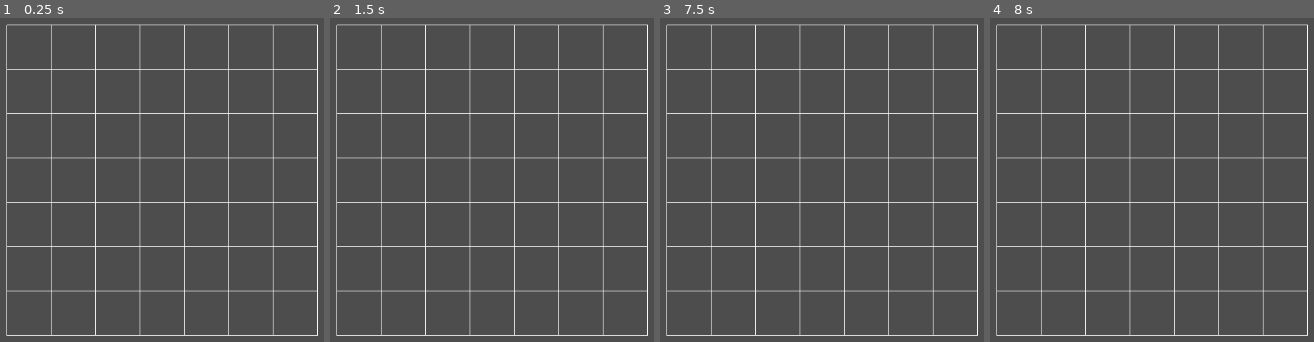
Above: before the commit, frames 1-4 (left to right).
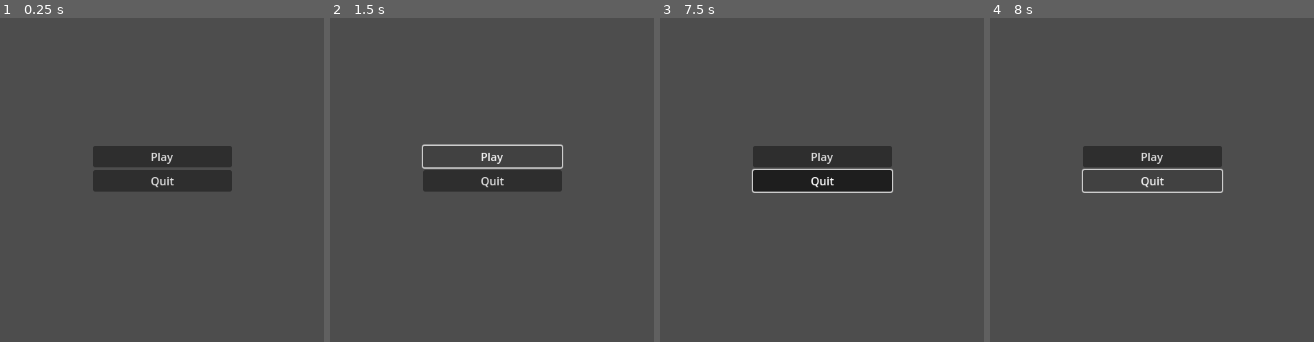
Above: after the commit, the same moments.

Repository: CloneDeath/TCGGame
Game: Godot game, scene res://Scenes/MainMenu.tscn
Two runs of this game, one before a commit and one after it. Both use one fixed random seed, a clock stepped at 60 frames per second and the inputs below. Before the commit the project starts from res://main.tscn.
Inputs (mouse positions are in pixels of both pictures, inside the frame that each line leads up to):
- Up to frame 1 (0.25 s): no input
- Up to frame 2 (1.5 s): click (492, 157) at 0.5 s, where only the run after the commit has a clickable "Play"; click (492, 157) at 1.25 s, where only the run after the commit has a clickable "Play"
- Up to frame 3 (7.5 s): click (822, 157) at 2 s, where only the run after the commit has a clickable "Play"; tap Enter (ui_accept) at 2.75, 3.6, 3.77, 4.07, 4.25, 5.1, 5.27, 5.57, 5.75, 6.6, 6.77, 7.07 s; move the mouse to (outside the picture) at 2.77 s; hold Enter (ui_accept) 2.78-3.53 s; click (outside the picture) at 2.92 s; move the mouse to (663, 202) at 3.52 s; click (663, 202) at 3.67 s; move the mouse to (903, 82) at 4.27 s; hold Enter (ui_accept) 4.28-5.03 s; click (903, 82) at 4.42 s; move the mouse to (783, 270) at 5.02 s; click (783, 270) at 5.17 s; move the mouse to (outside the picture) at 5.77 s; hold Enter (ui_accept) 5.78-6.53 s; click (outside the picture) at 5.92 s; move the mouse to (outside the picture) at 6.52 s; click (outside the picture) at 6.67 s; move the mouse to (860, 180) at 7.27 s; hold Enter (ui_accept) from 7.28 s (still down); click (860, 180) at 7.42 s
- Up to frame 4 (8 s): keep holding Enter (ui_accept)

The runs differ from the first frame. In frame 1, 11% of the frame differs, in the area x 1-99%, y 1-99%; in frame 2, 9.1%; in frame 3, 11%; in frame 4, 8.8%.

Commit message:
Merge master and center battlefield

Diff:
--- /dev/null
+++ b/Main.gd
@@ -0,0 +1,22 @@
+extends Node2D
+
+var battlefield_scene := preload("res://Scenes/Battlefield.tscn")
+const TurnTracker = preload("res://TurnTracker.gd")
+
+var turn_tracker: TurnTracker
+
+func _ready():
+    var battlefield = battlefield_scene.instantiate()
+    add_child(battlefield)
+
+    turn_tracker = TurnTracker.new()
+    add_child(turn_tracker)
+    turn_tracker.connect("turn_changed", _on_turn_changed)
+    _on_turn_changed(turn_tracker.current_player)
+
+func _input(event):
+    if event.is_action_pressed("ui_accept"):
+        turn_tracker.next_turn()
+
+func _on_turn_changed(player):
+    print("Player %d's turn" % (player + 1))
--- a/main.tscn
+++ b/Main.tscn
@@ -1,6 +1,6 @@
 [gd_scene load_steps=2 format=3 uid="uid://blakp81nf8w4j"]
 
-[ext_resource type="Script" uid="uid://l217mnx3bw3m" path="res://main.gd" id="1_glv2v"]
+[ext_resource type="Script" uid="uid://l217mnx3bw3m" path="res://Main.gd" id="1_glv2v"]
 
 [node name="Main" type="Node2D"]
 script = ExtResource("1_glv2v")
--- /dev/null
+++ b/Scenes/Battlefield.gd
@@ -0,0 +1,72 @@
+extends Node2D
+
+@export var grid_size: Vector2i = Vector2i(7, 7)
+@export var cell_size: Vector2 = Vector2(64, 64)
+
+var tile_scenes := {
+    "Forest": preload("res://Scenes/Tiles/Forest.tscn"),
+    "River": preload("res://Scenes/Tiles/River.tscn"),
+    "Village": preload("res://Scenes/Tiles/Village.tscn"),
+}
+
+var tiles: Array = []
+var selected_cell: Vector2i = Vector2i(-1, -1)
+
+@onready var build_menu := $BuildMenu
+
+func _ready():
+    _center_grid()
+    queue_redraw()
+    tiles.resize(grid_size.y)
+    for y in range(grid_size.y):
+        tiles[y] = []
+        tiles[y].resize(grid_size.x)
+    for name in tile_scenes.keys():
+        build_menu.add_item(name)
+    build_menu.connect("id_pressed", _on_build_menu_id_pressed)
+    get_viewport().connect("size_changed", Callable(self, "_on_viewport_size_changed"))
+
+func _draw():
+    var width = grid_size.x
+    var height = grid_size.y
+    var w = width * cell_size.x
+    var h = height * cell_size.y
+    var color = Color(1, 1, 1)
+    for x in range(width + 1):
+        var start = Vector2(x * cell_size.x, 0)
+        var end = Vector2(x * cell_size.x, h)
+        draw_line(start, end, color)
+    for y in range(height + 1):
+        var start = Vector2(0, y * cell_size.y)
+        var end = Vector2(w, y * cell_size.y)
+        draw_line(start, end, color)
+
+func _input(event):
+    if event is InputEventMouseButton and event.button_index == MOUSE_BUTTON_LEFT and event.pressed:
+        var pos = event.position
+        var cell = Vector2i(int(pos.x / cell_size.x), int(pos.y / cell_size.y))
+        if cell.x < 0 or cell.y < 0 or cell.x >= grid_size.x or cell.y >= grid_size.y:
+            return
+        if tiles[cell.y][cell.x] == null:
+            selected_cell = cell
+            build_menu.position = pos
+            build_menu.popup()
+
+func _on_build_menu_id_pressed(id):
+    var name = build_menu.get_item_text(id)
+    if not tile_scenes.has(name):
+        return
+    var scene = tile_scenes[name]
+    var tile = scene.instantiate()
+    add_child(tile)
+    tile.position = Vector2(selected_cell.x, selected_cell.y) * cell_size
+    tiles[selected_cell.y][selected_cell.x] = tile
+
+func _on_viewport_size_changed():
+    _center_grid()
+    queue_redraw()
+
+func _center_grid():
+    var viewport_size = get_viewport_rect().size
+    var grid_px_size = Vector2(grid_size) * cell_size
+    position = viewport_size / 2 - grid_px_size / 2
--- /dev/null
+++ b/Scenes/Battlefield.tscn
@@ -0,0 +1,8 @@
+[gd_scene load_steps=2 format=3]
+
+[ext_resource type="Script" uid="uid://bgtu0dxjkplu" path="res://Scenes/Battlefield.gd" id="1"]
+
+[node name="Battlefield" type="Node2D"]
+script = ExtResource(1)
+
+[node name="BuildMenu" type="PopupMenu" parent="."]
--- /dev/null
+++ b/Scenes/MainMenu.gd
@@ -0,0 +1,7 @@
+extends Control
+
+func _on_play_pressed():
+	get_tree().change_scene_to_file("res://Main.tscn")
+
+func _on_quit_pressed():
+	get_tree().quit()
--- /dev/null
+++ b/Scenes/MainMenu.tscn
@@ -0,0 +1,27 @@
+[gd_scene load_steps=3 format=3 uid="uid://mainmenu"]
+
+[ext_resource type="Script" path="res://Scenes/MainMenu.gd" id="1"]
+
+[node name="MainMenu" type="Control"]
+anchor_right = 1.0
+anchor_bottom = 1.0
+script = ExtResource(1)
+
+[node name="VBoxContainer" type="VBoxContainer" parent="."]
+anchor_left = 0.5
+anchor_top = 0.5
+anchor_right = 0.5
+anchor_bottom = 0.5
+offset_left = -100.0
+offset_top = -50.0
+offset_right = 100.0
+offset_bottom = 50.0
+
+[node name="PlayButton" type="Button" parent="VBoxContainer"]
+text = "Play"
+
+[node name="QuitButton" type="Button" parent="VBoxContainer"]
+text = "Quit"
+
+[connection signal="pressed" from="PlayButton" to="." method="_on_play_pressed"]
+[connection signal="pressed" from="QuitButton" to="." method="_on_quit_pressed"]
--- a/scenes/Tiles/Forest.tscn
+++ b/Scenes/Tiles/Forest.tscn
@@ -1,5 +1,5 @@
 [gd_scene load_steps=2 format=3 uid="uid://forest"]
 
-[ext_resource path="res://scenes/Tiles/Tile.tscn" type="PackedScene" id=1]
+[ext_resource path="res://Scenes/Tiles/Tile.tscn" type="PackedScene" id=1]
 
 [node name="Forest" instance=ExtResource(1)]
--- a/scenes/Tiles/River.tscn
+++ b/Scenes/Tiles/River.tscn
@@ -1,5 +1,5 @@
 [gd_scene load_steps=2 format=3 uid="uid://river"]
 
-[ext_resource path="res://scenes/Tiles/Tile.tscn" type="PackedScene" id=1]
+[ext_resource path="res://Scenes/Tiles/Tile.tscn" type="PackedScene" id=1]
 
 [node name="River" instance=ExtResource(1)]
--- a/scenes/Tiles/Village.tscn
+++ b/Scenes/Tiles/Village.tscn
@@ -1,5 +1,5 @@
 [gd_scene load_steps=2 format=3 uid="uid://village"]
 
-[ext_resource path="res://scenes/Tiles/Tile.tscn" type="PackedScene" id=1]
+[ext_resource path="res://Scenes/Tiles/Tile.tscn" type="PackedScene" id=1]
 
 [node name="Village" instance=ExtResource(1)]
--- /dev/null
+++ b/TurnTracker.gd
@@ -0,0 +1,14 @@
+extends Node
+class_name TurnTracker
+
+signal turn_changed(current_player: int)
+
+@export var num_players: int = 2
+var current_player: int = 0
+
+func _ready():
+    emit_signal("turn_changed", current_player)
+
+func next_turn():
+    current_player = (current_player + 1) % num_players
+    emit_signal("turn_changed", current_player)
--- a/main.gd
+++ /dev/null
@@ -1,7 +0,0 @@
-extends Node2D
-
-var battlefield_scene := preload("res://scenes/Battlefield.tscn")
-
-func _ready():
-    var battlefield = battlefield_scene.instantiate()
-    add_child(battlefield)
--- a/project.godot
+++ b/project.godot
@@ -11,7 +11,7 @@
 [application]
 
 config/name="TCGGame"
-run/main_scene="res://main.tscn"
+run/main_scene="res://Scenes/MainMenu.tscn"
 config/features=PackedStringArray("4.4", "GL Compatibility")
 config/icon="res://icon.svg"
 
--- a/scenes/Battlefield.gd
+++ /dev/null
@@ -1,33 +0,0 @@
-extends Node2D
-
-@export var grid_size: Vector2i = Vector2i(7, 7)
-@export var cell_size: Vector2 = Vector2(64, 64)
-
-func _ready():
-    _center_grid()
-    queue_redraw()
-    get_viewport().connect("size_changed", Callable(self, "_on_viewport_size_changed"))
-
-func _on_viewport_size_changed():
-    _center_grid()
-    queue_redraw()
-
-func _center_grid():
-    var viewport_size = get_viewport_rect().size
-    var grid_px_size = Vector2(grid_size) * cell_size
-    position = viewport_size / 2 - grid_px_size / 2
-
-func _draw():
-    var width = grid_size.x
-    var height = grid_size.y
-    var w = width * cell_size.x
-    var h = height * cell_size.y
-    var color = Color(1, 1, 1)
-    for x in range(width + 1):
-        var start = Vector2(x * cell_size.x, 0)
-        var end = Vector2(x * cell_size.x, h)
-        draw_line(start, end, color)
-    for y in range(height + 1):
-        var start = Vector2(0, y * cell_size.y)
-        var end = Vector2(w, y * cell_size.y)
-        draw_line(start, end, color)
--- a/scenes/Battlefield.tscn
+++ /dev/null
@@ -1,6 +0,0 @@
-[gd_scene load_steps=0 format=3]
-
-[ext_resource type="Script" uid="uid://bgtu0dxjkplu" path="res://scenes/Battlefield.gd" id="1"]
-
-[node name="Battlefield" type="Node2D"]
-script = ExtResource(1)
Not shown, added: Main.gd.uid
Renamed: scenes/Battlefield.gd.uid -> Scenes/Battlefield.gd.uid
Renamed: scenes/Tiles/Tile.tscn -> Scenes/Tiles/Tile.tscn
